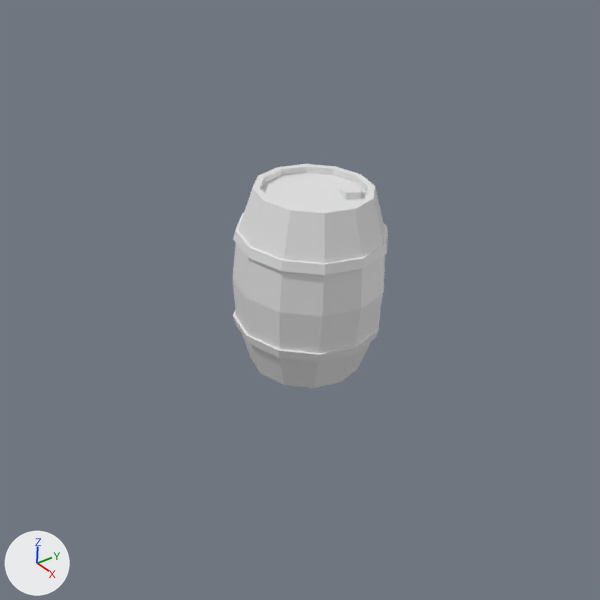
What one commit did to the Blender file BlendFiles/Unite_Poly/Barel_Poly.blend.
One viewpoint serves both versions: the file's camera 'Camera'. Lighting does not change. The marker at lower left points along +X, +Y and +Z.

Script lines for the objects in view, before the commit:
```python
mat_material_003 = principled_material('Material.003')
mat_material_003.base_color = (0.8, 0.8, 0.8)  # white #e7e7e7
me_cylinder_001 = bpy.data.meshes.new('Cylinder.001')
me_cylinder_001.from_pydata(...)  # 190 vertices, 187 faces; spans x -0.363..0.363, y -0.363..0.363, z 0.0..0.9
me_cylinder_001.materials.append(mat_material_003)  # white #e7e7e7
ob_cylinder = bpy.data.objects.new('Cylinder', me_cylinder_001)
ob_cylinder.location = (0.0, 0.0, 0.0)
```
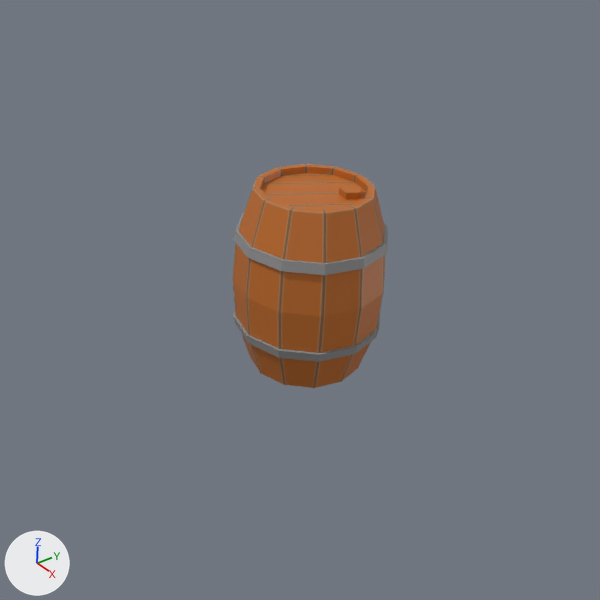
What changed in the scene script:
```text
Add img_barel_poly_uv_blend_png:
    img_barel_poly_uv_blend_png = load_image('Barel_Poly_UV.blend.png', 'Barel_Poly_UV.blend.png', 2048, 2048, 'sRGB')
Change mat_material_003:
    remove mat_material_003.base_color = (0.8, 0.8, 0.8)  # white #e7e7e7
    add mat_material_003.texture = img_barel_poly_uv_blend_png
Change me_cylinder_001:
    where me_cylinder_001.from_pydata(...)  # 190 vertices, 187 faces; spans x -0.363..0.363, y -0.363..0.363, z 0.0..0.9
    used by ob_cylinder; location = (0.0, 0.0, 0.0)
    me_cylinder_001 part 1: texture (UV) coordinates of 187 of 187 faces, centred in x -0.331..0.331, y -0.331..0.331, z 0.0..0.9, changed; they spanned u 0.0..1.0, v 0.0..1.0 and now span u 0.01..0.98, v 0.25..0.99
```

Where the change shows, as pixel boxes [x1, y1, x2, y2] in the pictures (600 x 600 px):
'Cylinder', surface changed (grey to brown): [232, 164, 388, 388] in both
